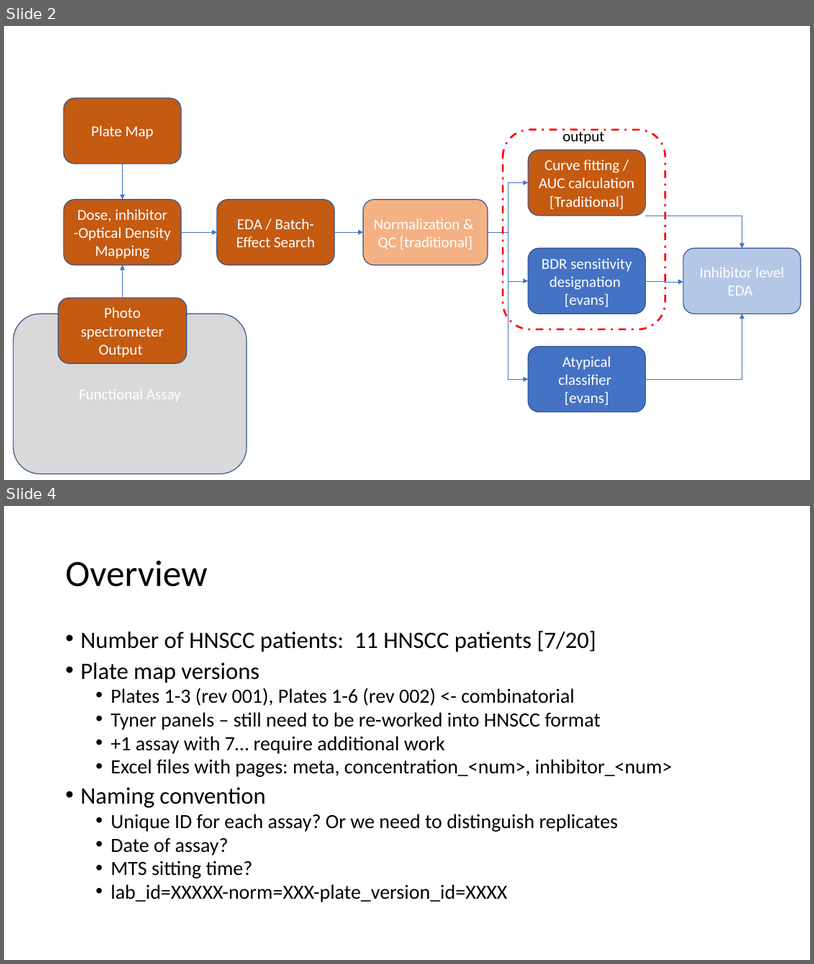
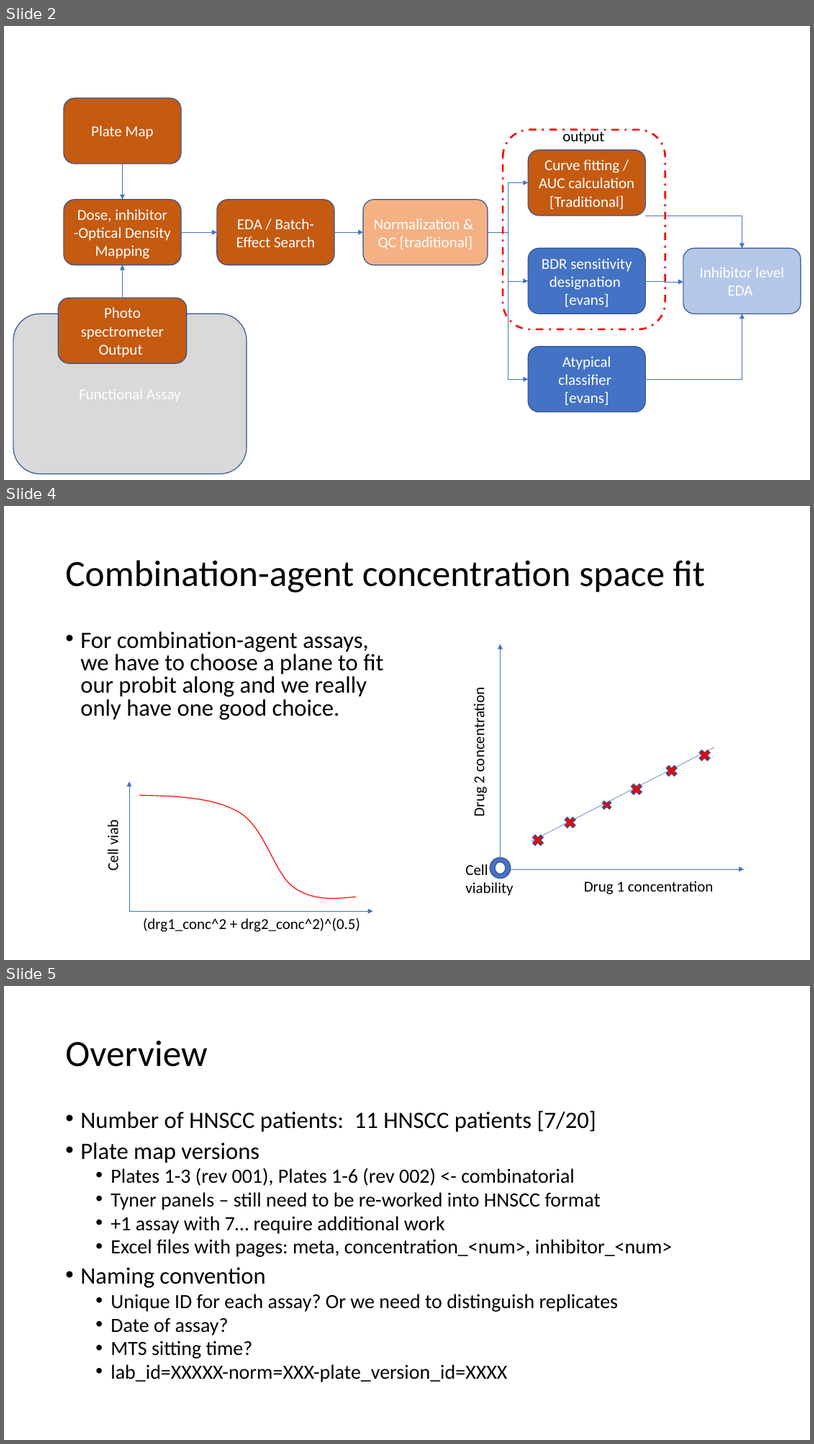
Before and after one commit to nathanieljevans/HNSCC_functional_data_pipeline, a slide deck: docs/HNSCC_functional_assay_pipeline_development.pptx. Shown one above the other, each under a label of ours: slides 2 and 4 before the commit, slides 2, 4 and 5 after it; the slides between them are not shown. The pictures are 814x964 and 814x1444 pixels, drawn with LibreOffice and Linux fonts; fonts in the diff are those of the drawing. Boxes give left, top, right and bottom in pixels: in the first picture for what was removed or moved away, otherwise in the second. Text is boxed around its words. In the diff, an @@ line names an element or a change of style, - is before the commit and + after.

```diff
--- a/docs/HNSCC_functional_assay_pipeline_development.pptx
+++ b/docs/HNSCC_functional_assay_pipeline_development.pptx
@@ slide 4 added at <box>4,506,810,960</box>, background #FFFFFF @@
@@ title added at <box>65,560,705,592</box>, 44 pt, text #000000 @@
+Combination-agent concentration space fit
@@ text added at <box>80,631,383,720</box>, 28 pt, text #000000 @@
+• For combination-agent assays, we have to choose a plane to fit our probit along and we really only have one good choice.
@@ arrow added from (501, 867) to (501, 644), #4472C4 0.5 pt @@
@@ text added at <box>470,695,489,816</box>, 18 pt, text #000000 @@
+Drug 2 concentration
@@ line added from (532, 841) to (715, 747), #4472C4 0.5 pt @@
@@ cross added at <box>664,763,680,779</box>, fill #FF0000, outline #325491 1 pt @@
@@ cross added at <box>697,747,713,763</box>, fill #FF0000, outline #325491 1 pt @@
@@ arrow added from (129, 911) to (129, 781), #4472C4 0.5 pt @@
@@ cross added at <box>629,781,645,797</box>, fill #FF0000, outline #325491 1 pt @@
@@ freeform shape added at <box>139,795,356,898</box>, outline #FF0000 1 pt @@
@@ cross added at <box>600,800,615,811</box>, fill #FF0000, outline #325491 1 pt @@
@@ text added at <box>104,821,123,870</box>, 18 pt, text #000000 @@
+Cell viab
@@ cross added at <box>563,815,578,830</box>, fill #FF0000, outline #325491 1 pt @@
@@ cross added at <box>530,832,546,848</box>, fill #FF0000, outline #325491 1 pt @@
@@ text added at <box>466,864,513,896</box>, 18 pt, text #000000 @@
+Cell
+viability
@@ ellipse added at <box>491,857,511,878</box>, fill #4472C4, outline #325491 1 pt @@
@@ ellipse added at <box>495,862,506,874</box>, fill #FFFFFF, outline #325491 1 pt @@
@@ arrow added from (501, 869) to (744, 869), #4472C4 0.5 pt @@
@@ text added at <box>584,880,713,894</box>, 18 pt, text #000000 @@
+Drug 1 concentration
@@ arrow added from (129, 911) to (373, 911), #4472C4 0.5 pt @@
@@ text added at <box>143,918,360,932</box>, 18 pt, text #000000 @@
+(drg1_conc^2 + drg2_conc^2)^(0.5)
@@ what was slide 4 is now slide 5 @@
```
Also in this commit, not shown: 1 slide changed, 1 other slide added, 23 other files.
